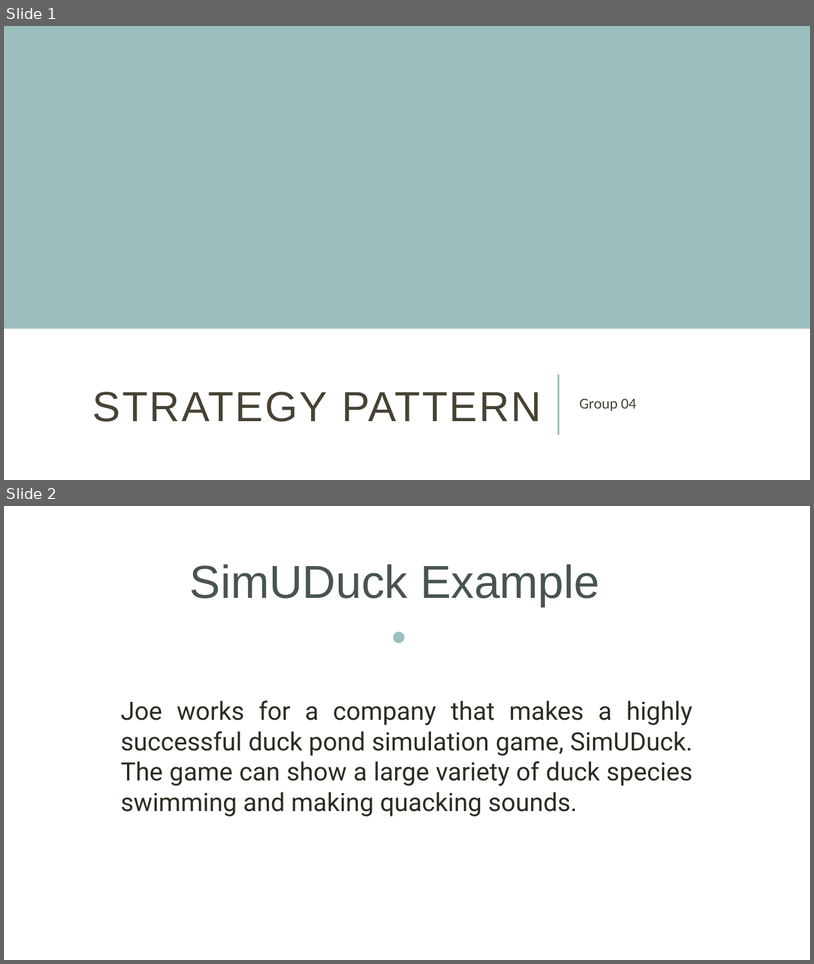
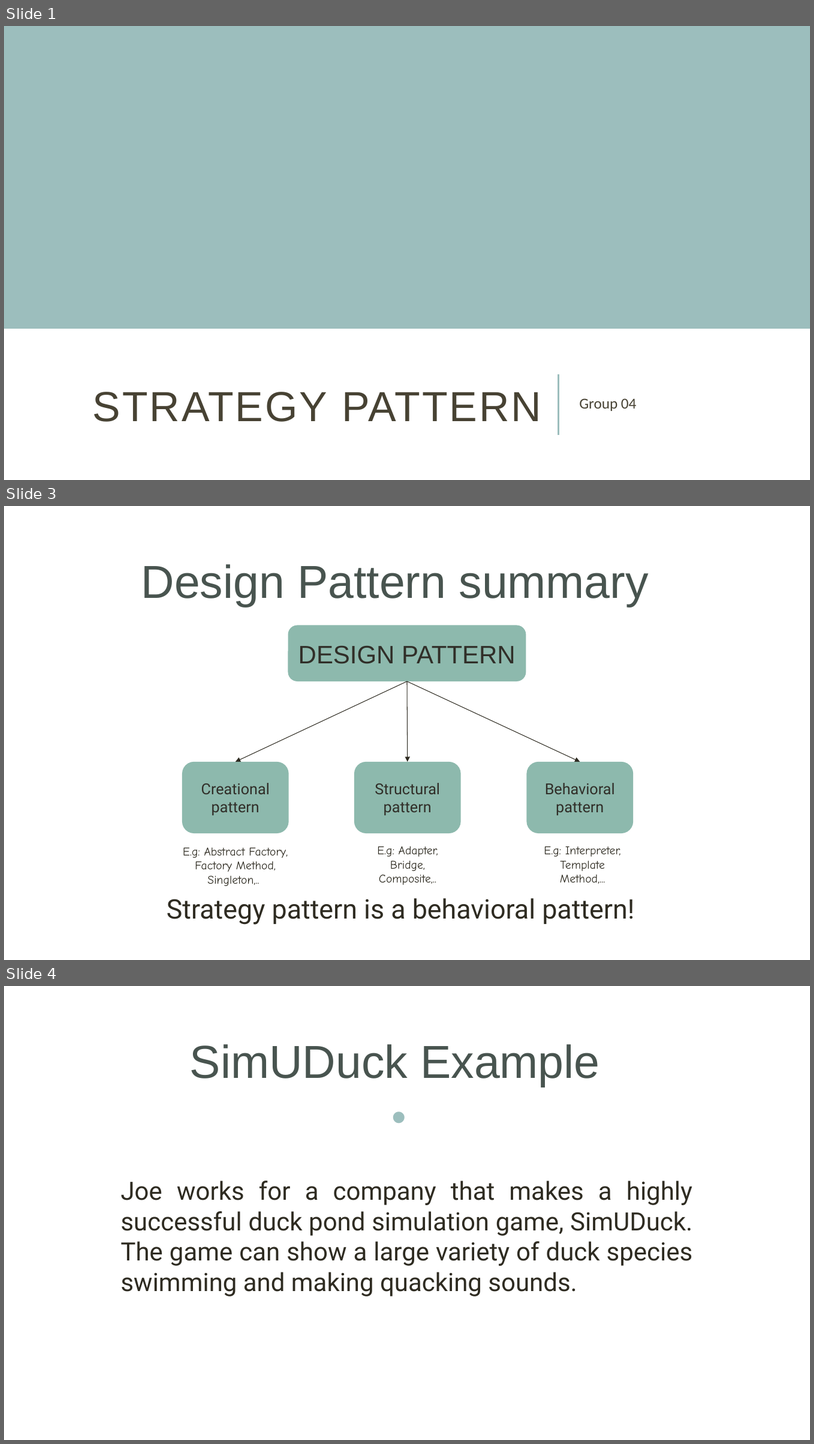
Before and after one commit to ntninh18/crossy-road, a slide deck: seminar/StrategyPattern.pptx. Shown one above the other, each under a label of ours: slides 1 and 2 before the commit, slides 1, 3 and 4 after it; the slides between them are not shown. The pictures are 814x964 and 814x1444 pixels, drawn with LibreOffice and Linux fonts; fonts in the diff are those of the drawing. Boxes give left, top, right and bottom in pixels: in the first picture for what was removed or moved away, otherwise in the second. Text is boxed around its words. In the diff, an @@ line names an element or a change of style, - is before the commit and + after.

```diff
--- a/seminar/StrategyPattern.pptx
+++ b/seminar/StrategyPattern.pptx
@@ slide 3 added at box(4, 506, 810, 960), background #FFFFFF @@
@@ text added at box(141, 564, 649, 607), 55 pt, text #48544F @@
+Design Pattern summary
@@ rounded rectangle added at box(288, 625, 527, 681), fill #8DB9AD, 30 pt, text #302E28 @@
+DESIGN PATTERN
@@ arrow added from (408, 681) to (236, 762), #2E2B21 0.75 pt @@
@@ arrow added from (408, 681) to (408, 762), #2E2B21 0.75 pt @@
@@ arrow added from (408, 681) to (581, 762), #2E2B21 0.75 pt @@
@@ rounded rectangle added at box(182, 762, 289, 833), fill #8DB9AD, 18 pt, text #302E28 @@
+Creational pattern
@@ rounded rectangle added at box(354, 762, 461, 833), fill #8DB9AD, 18 pt, text #302E28 @@
+Structural pattern
@@ rounded rectangle added at box(527, 762, 634, 833), fill #8DB9AD, 18 pt, text #302E28 @@
+Behavioral pattern
@@ text added at box(183, 847, 288, 886), 14 pt, text #2E2B21 @@
+E.g: Abstract Factory, Factory Method, Singleton,..
@@ text added at box(377, 846, 438, 885), 14 pt, text #2E2B21 @@
+E.g: Adapter, Bridge, Composite,..
@@ text added at box(544, 846, 621, 883), 14 pt, text #2E2B21 @@
+E.g: Interpreter, Template Method,...
@@ text added at box(167, 898, 635, 924), 32 pt, text #2E2B21 @@
+Strategy pattern is a behavioral pattern!
@@ what was slide 2 is now slide 4 @@
```
Also in this commit, not shown: 2 slides changed, 12 other slides added, 1 slide removed.
